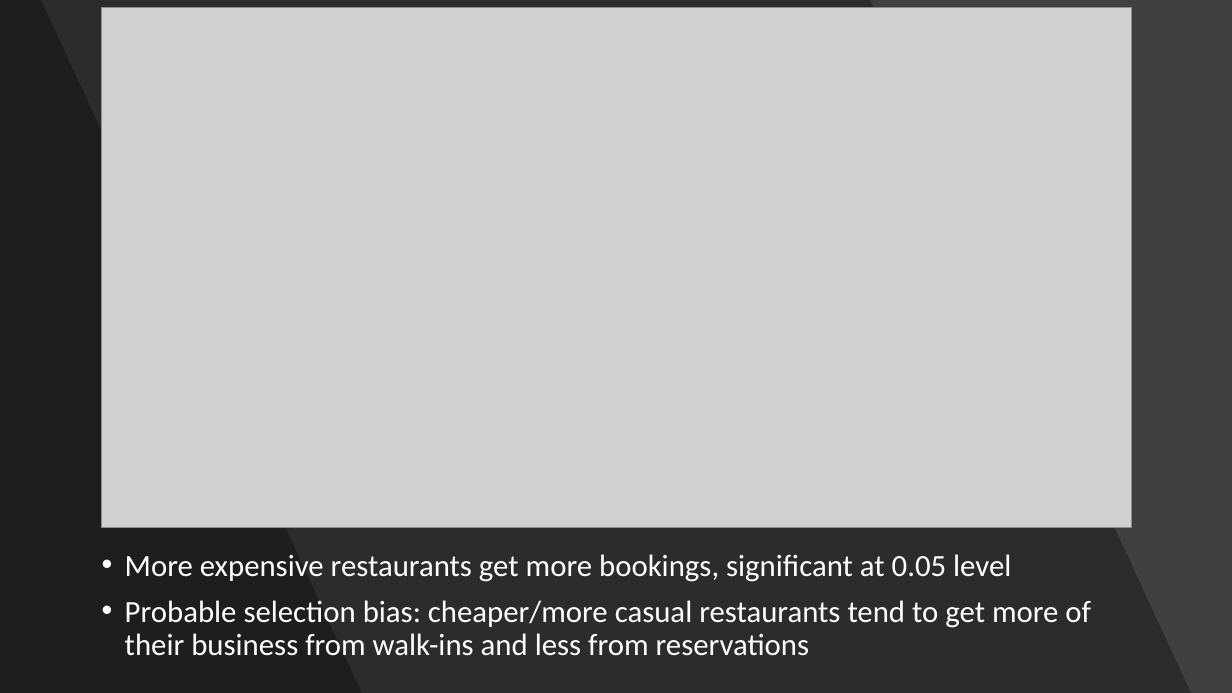
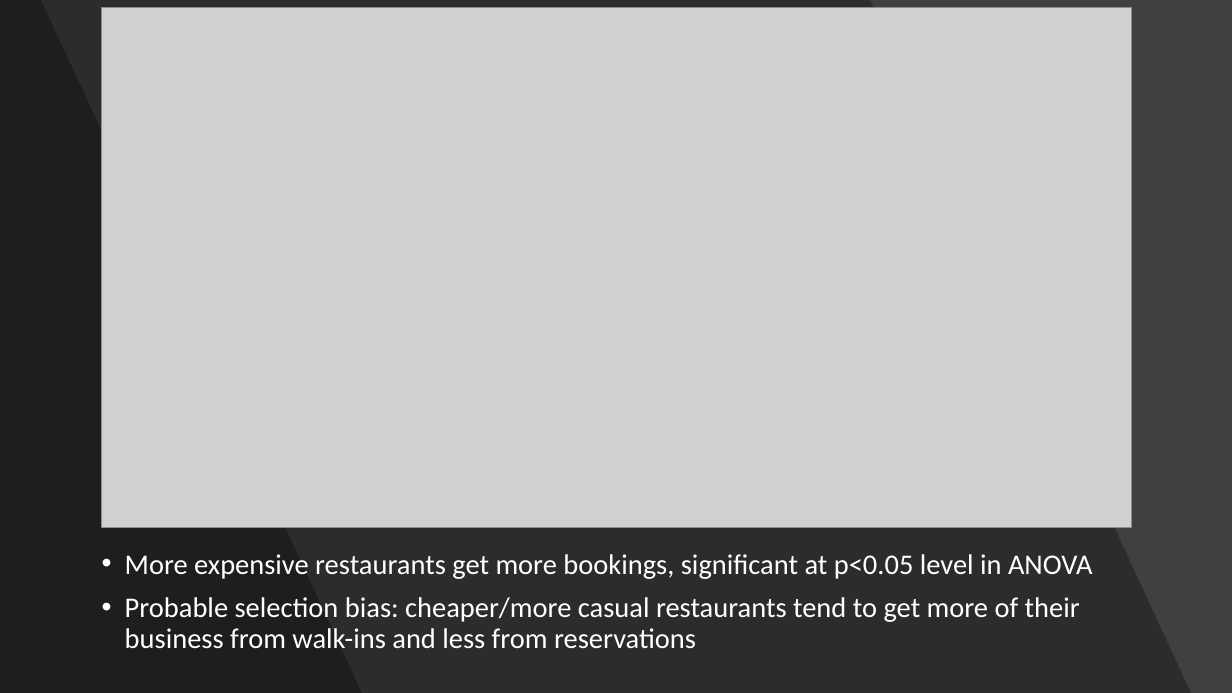
Before and after one commit to faymatt99/opentable_scraping_analysis, a slide deck: slide 14 of opentable_analysis_presentation.pptx (slide 15 before the commit). Drawn at 1232x693 pixels with LibreOffice and Linux fonts; fonts in the diff are those of the drawing; grey boxes stand for pictures. Boxes give left, top, right and bottom in pixels: in the first picture for what was removed or moved away, otherwise in the second. Text is boxed around its words. In the diff, an @@ line names an element or a change of style, - is before the commit and + after.

```diff
--- a/opentable_analysis_presentation.pptx
+++ b/opentable_analysis_presentation.pptx
@@ text at (x1=125, y1=554, x2=1093, y2=579): text changed; size 24 to 22.2 pt @@
-• More expensive restaurants get more bookings, significant at 0.05 level
+• More expensive restaurants get more bookings, significant at p<0.05 level in ANOVA
@@ text at (x1=125, y1=597, x2=1080, y2=648): size 24 to 22.2 pt in "Probable selection bias: cheaper/more casual restaurants ten ..." @@
```
Also in this commit, not shown: 15 other slides changed, 2 slides added, 2 slides removed, 2 other files.
